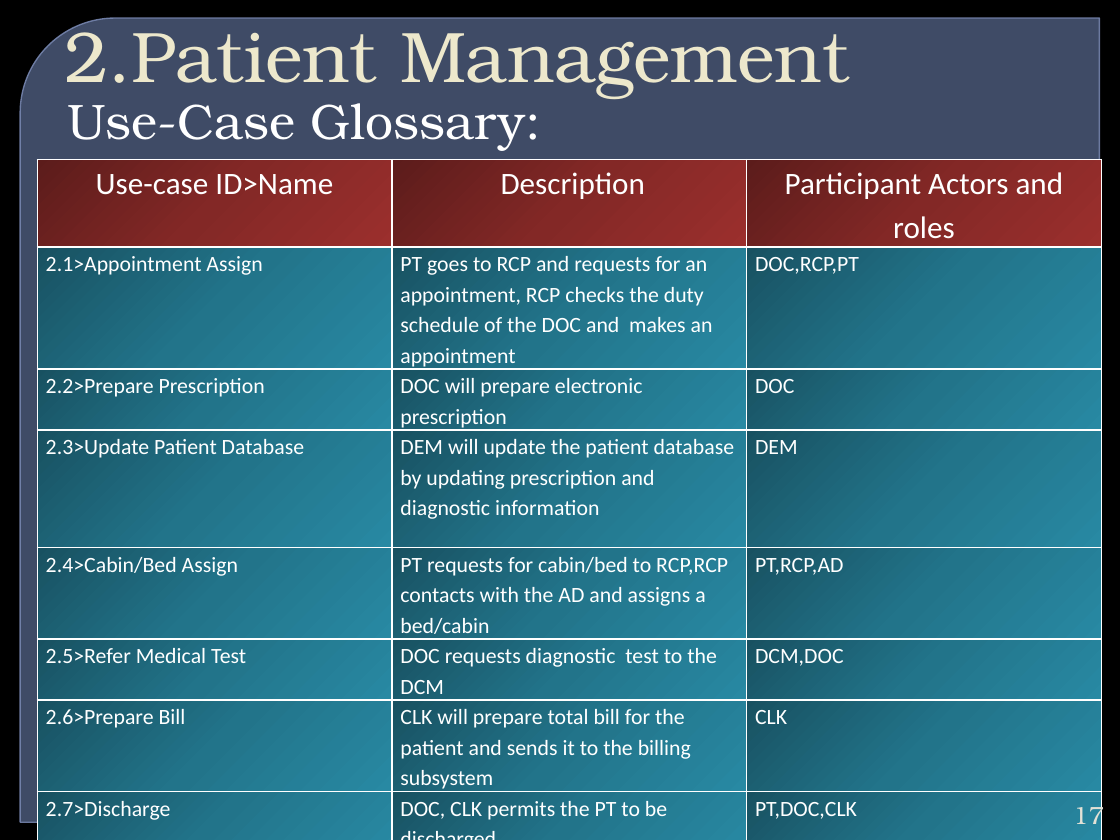
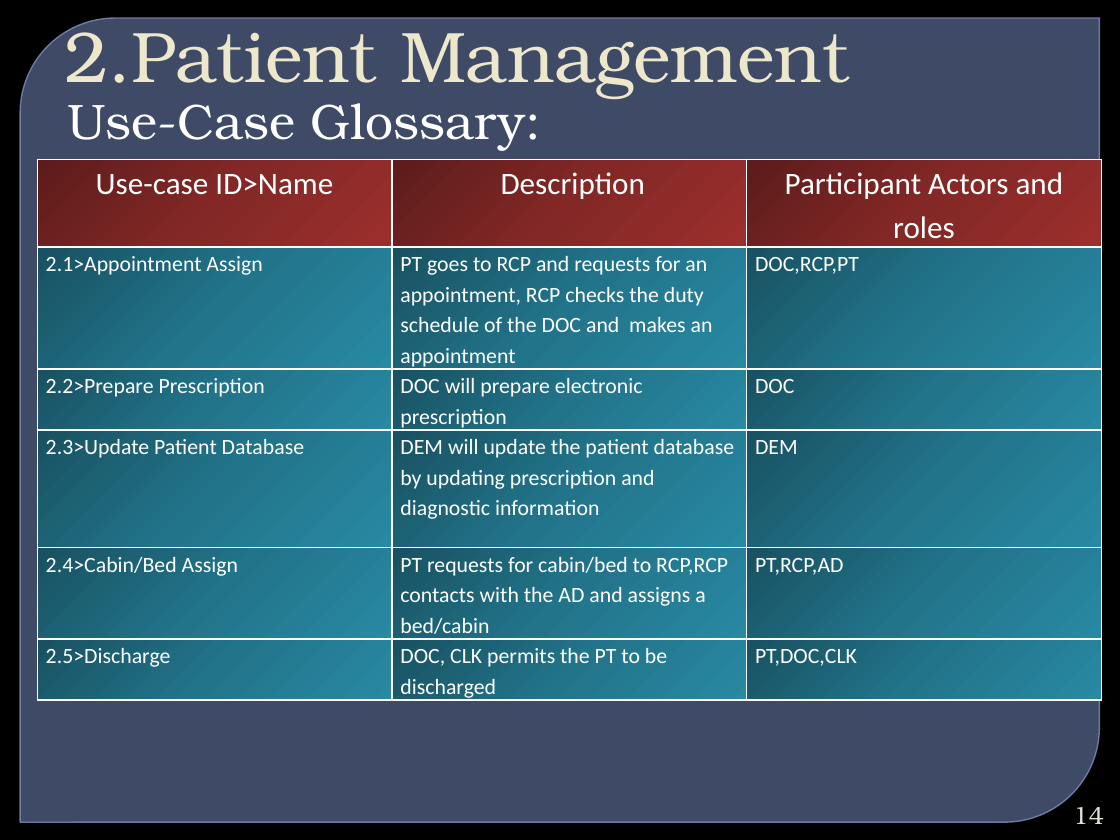
Before and after one commit to bimurtobadhan/CSE308HospitalManagementSystem1005016, a slide deck: slide 14 of Week 2/Hospital Management System.pptx (slide 17 before the commit). Drawn at 1120x840 pixels with LibreOffice and Linux fonts; fonts in the diff are those of the drawing; background and template pictures are left out. Boxes give left, top, right and bottom in pixels: in the first picture for what was removed or moved away, otherwise in the second. Text is boxed around its words. In the diff, an @@ line names an element or a change of style, - is before the commit and + after.

```diff
--- a/Week 2/Hospital Management System.pptx
+++ b/Week 2/Hospital Management System.pptx
@@ table at (x1=37, y1=159, x2=1102, y2=704) @@
-row 6: 2.5>Refer Medical Test | DOC requests diagnostic test to the DCM | DCM,DOC
-row 7: 2.6>Prepare Bill | CLK will prepare total bill for the patient and sends it to the billing subsystem | CLK
-row 8: 2.7>Discharge | DOC, CLK permits the PT to be discharged | PT,DOC,CLK
+row 6: 2.5>Discharge | DOC, CLK permits the PT to be discharged | PT,DOC,CLK
@@ page number at (x1=1073, y1=807, x2=1104, y2=824): text changed @@
-17
+14
```
Also in this commit, not shown: 25 other slides changed, 32 slides removed, 4 other files.
